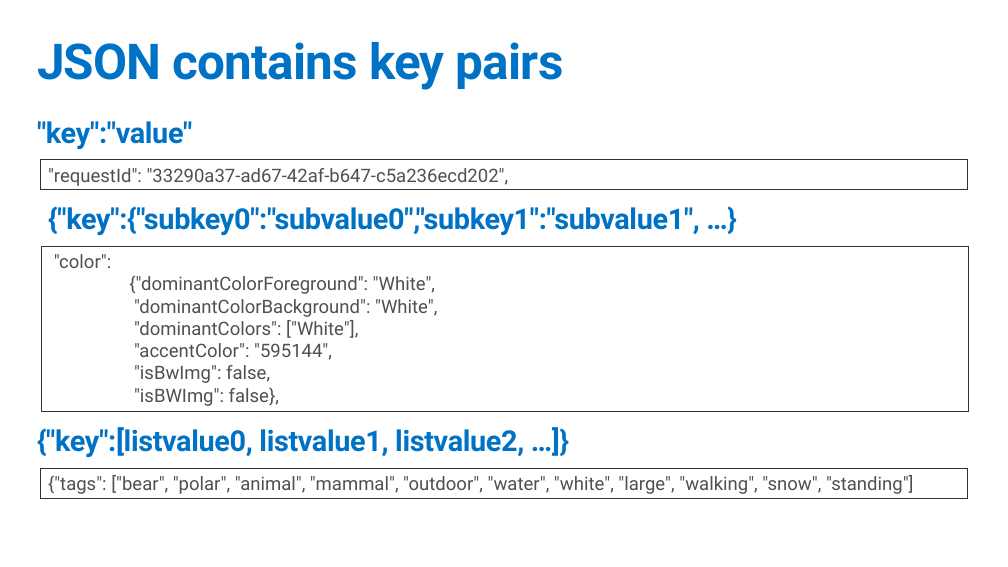
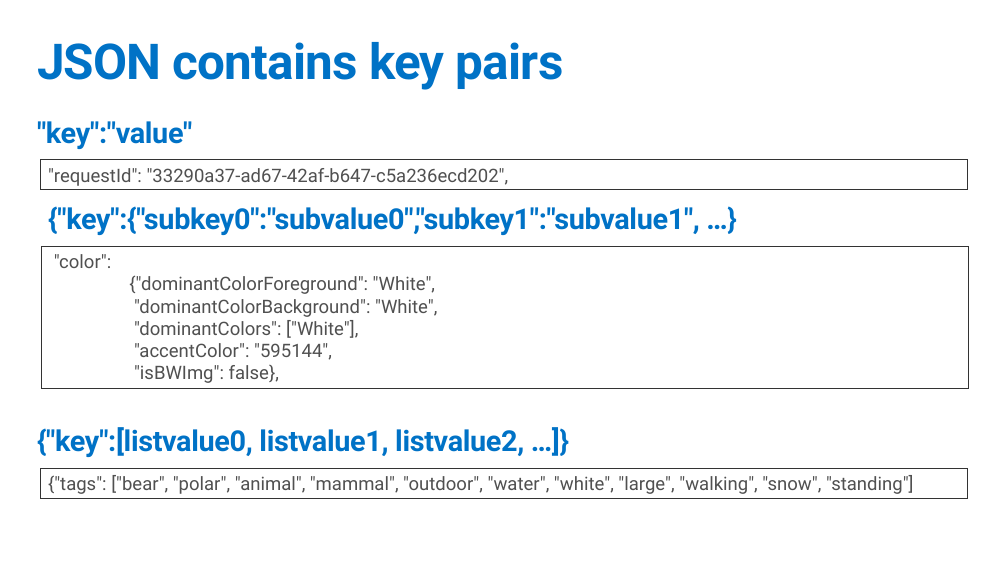
Before and after one commit to GeekTrainer/python-getting-started, a slide deck: slide 4 of Slides/17 - JSON.pptx. Drawn at 1008x567 pixels with LibreOffice and Linux fonts; fonts in the diff are those of the drawing. Boxes give left, top, right and bottom in pixels: in the first picture for what was removed or moved away, otherwise in the second. Text is boxed around its words. In the diff, an @@ line names an element or a change of style, - is before the commit and + after.

```diff
--- a/Slides/17 - JSON.pptx
+++ b/Slides/17 - JSON.pptx
@@ rectangle ""color":": place and size @@
-rectangle ""color":" at bbox=[42, 246, 969, 411]
+rectangle ""color":" at bbox=[42, 246, 969, 388]
@@ text in rectangle at bbox=[134, 365, 270, 383]: paragraph removed @@
-"isBwImg": false,
```
Also in this commit, not shown: 8 other slides changed, 2 slides added, 9 other files.
